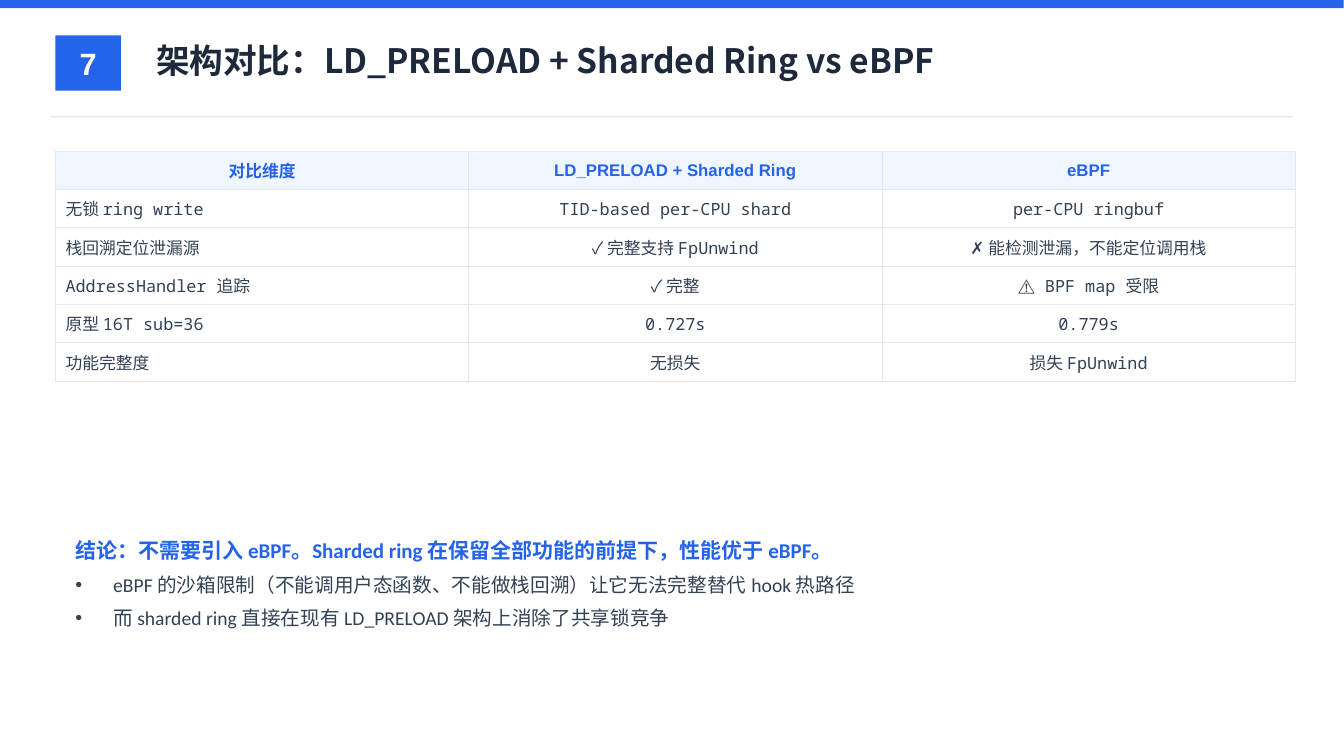
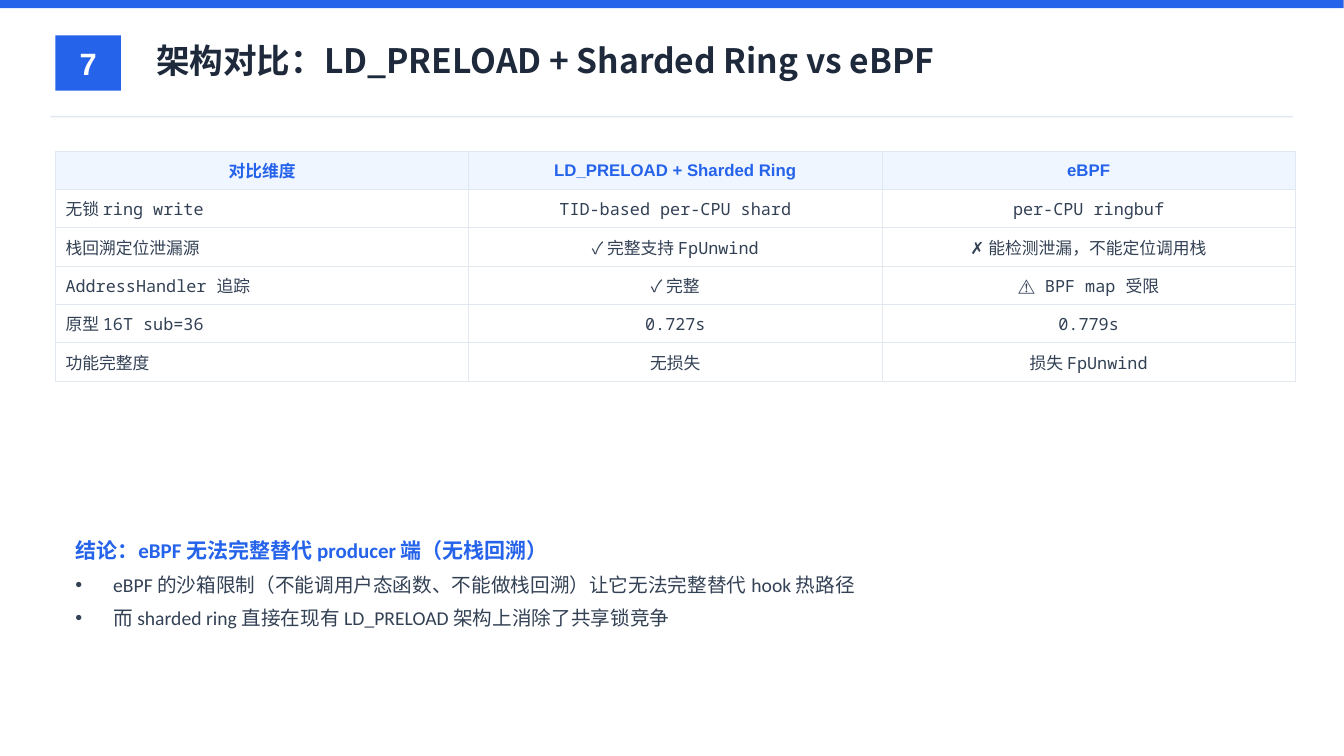
Before and after one commit to YiChiChen1106/Nativehook_linux_planb, a slide deck: slide 7 of presentation/native_hook_progress_2026-06-11.pptx. Drawn at 1344x756 pixels with LibreOffice and Linux fonts; fonts in the diff are those of the drawing. Boxes give left, top, right and bottom in pixels: in the first picture for what was removed or moved away, otherwise in the second. Text is boxed around its words. In the diff, an @@ line names an element or a change of style, - is before the commit and + after.

Commit message:
Simplify conclusion: eBPF无法完整替代producer端（无栈回溯）

```diff
--- a/presentation/native_hook_progress_2026-06-11.pptx
+++ b/presentation/native_hook_progress_2026-06-11.pptx
@@ text at (75, 540, 548, 562): text changed @@
-结论：不需要引入 eBPF。Sharded ring 在保留全部功能的前提下，性能优于 eBPF。
+结论：eBPF 无法完整替代 producer 端（无栈回溯）
```
Also in this commit, not shown: 3 other files.
